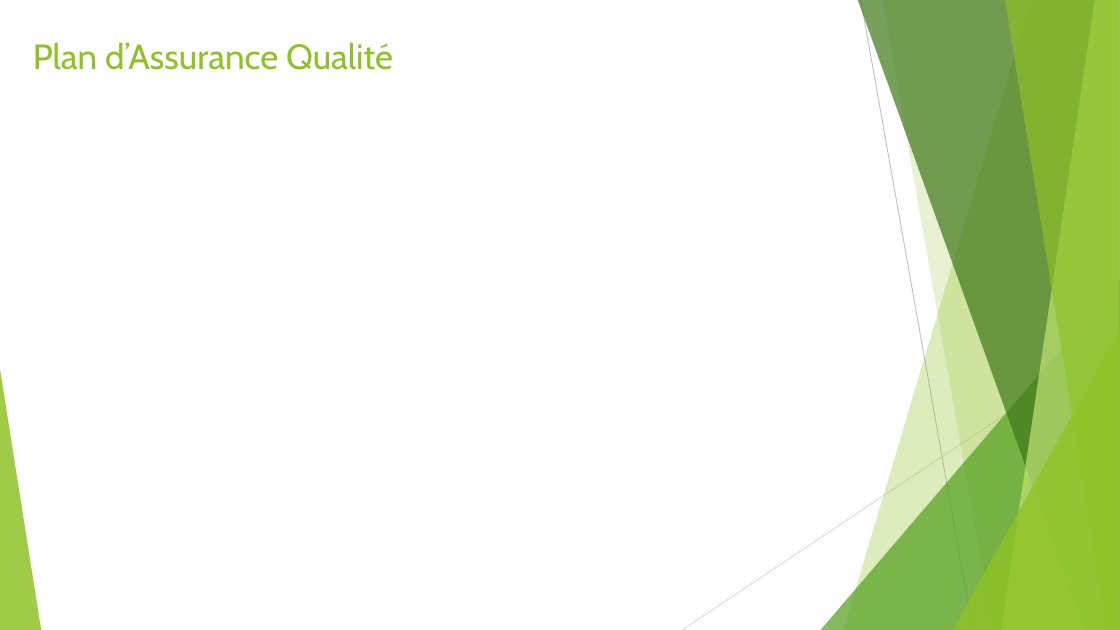
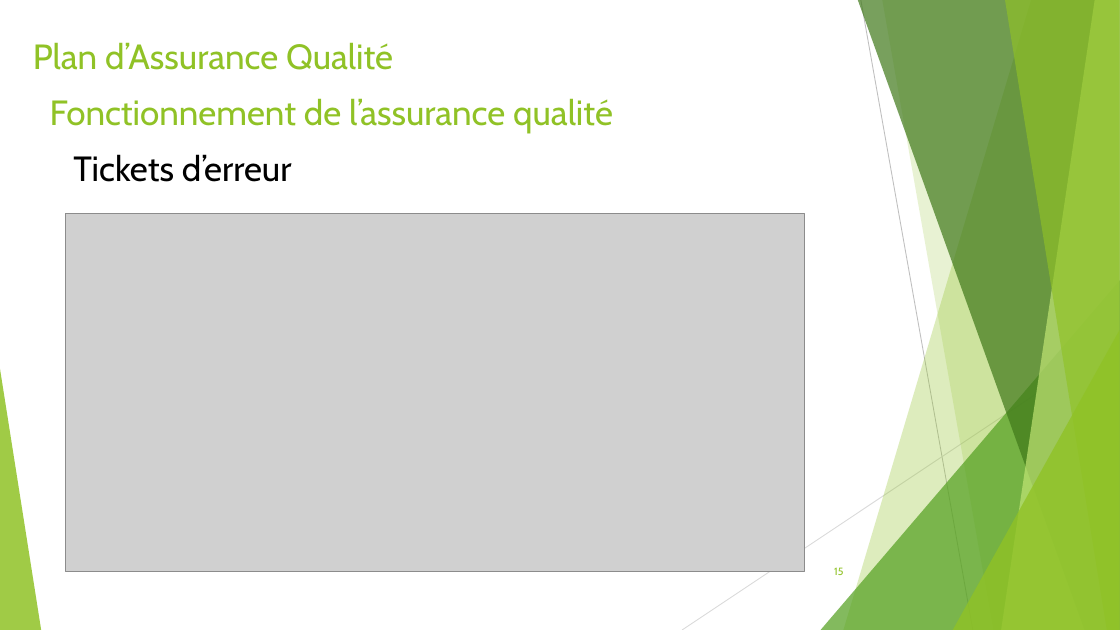
Before and after one commit to gab4321/ProjetS5, a slide deck: slide 15 of Gestion/L1 Présentation.pptx (slide 7 before the commit). Drawn at 1120x630 pixels with LibreOffice and Linux fonts; fonts in the diff are those of the drawing; grey boxes stand for pictures. Boxes give left, top, right and bottom in pixels: in the first picture for what was removed or moved away, otherwise in the second. Text is boxed around its words. In the diff, an @@ line names an element or a change of style, - is before the commit and + after.

```diff
--- a/Gestion/L1 Présentation.pptx
+++ b/Gestion/L1 Présentation.pptx
@@ text added at (x1=50, y1=98, x2=613, y2=134), 30 pt, text #90C226 @@
+Fonctionnement de l’assurance qualité
@@ text added at (x1=73, y1=154, x2=292, y2=182), 30 pt, text #000000 @@
+Tickets d’erreur
@@ picture added at (x1=65, y1=213, x2=804, y2=572) @@
@@ page number added at (x1=834, y1=567, x2=843, y2=575), 9 pt, text #90C226 @@
+15
```
Also in this commit, not shown: 9 other slides changed, 14 slides added, 1 slide removed, 1 other file.
